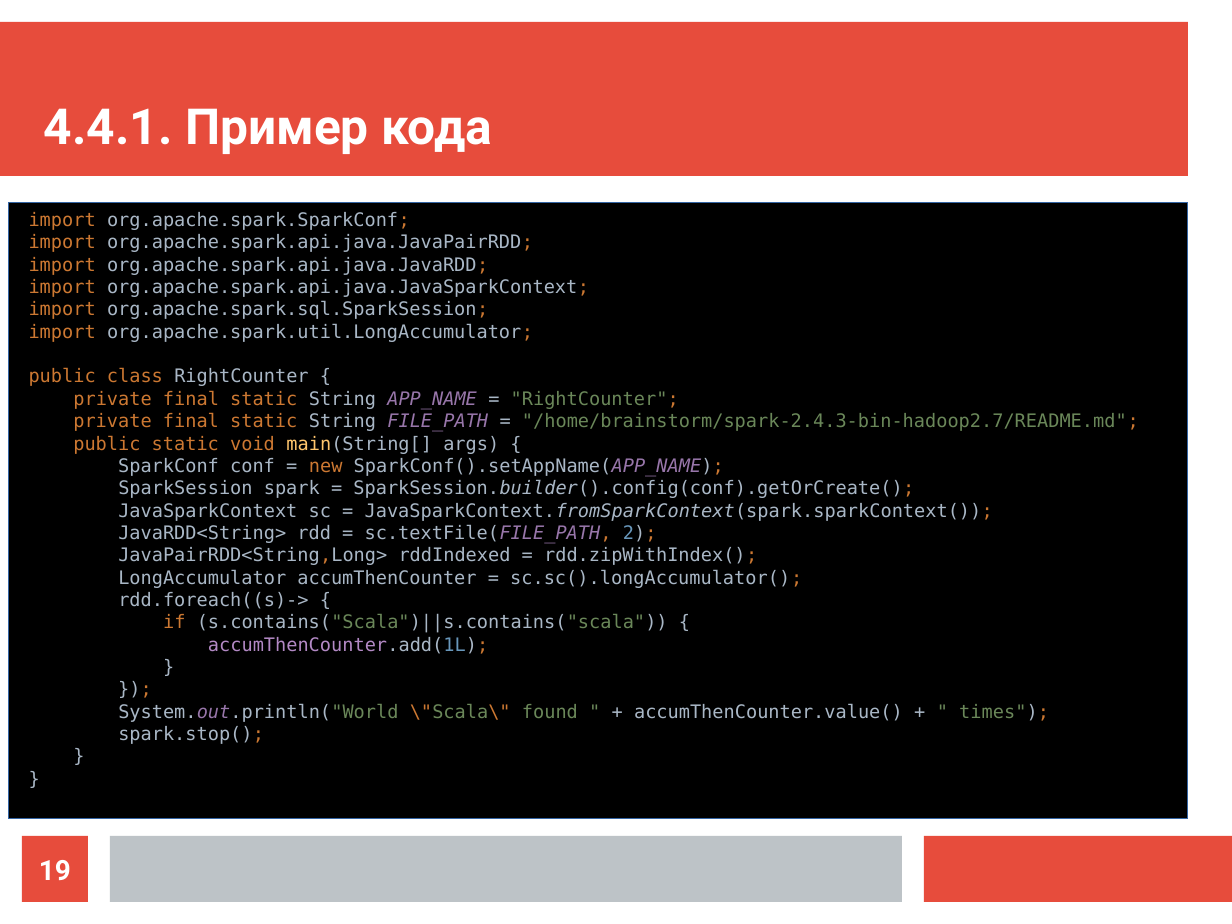
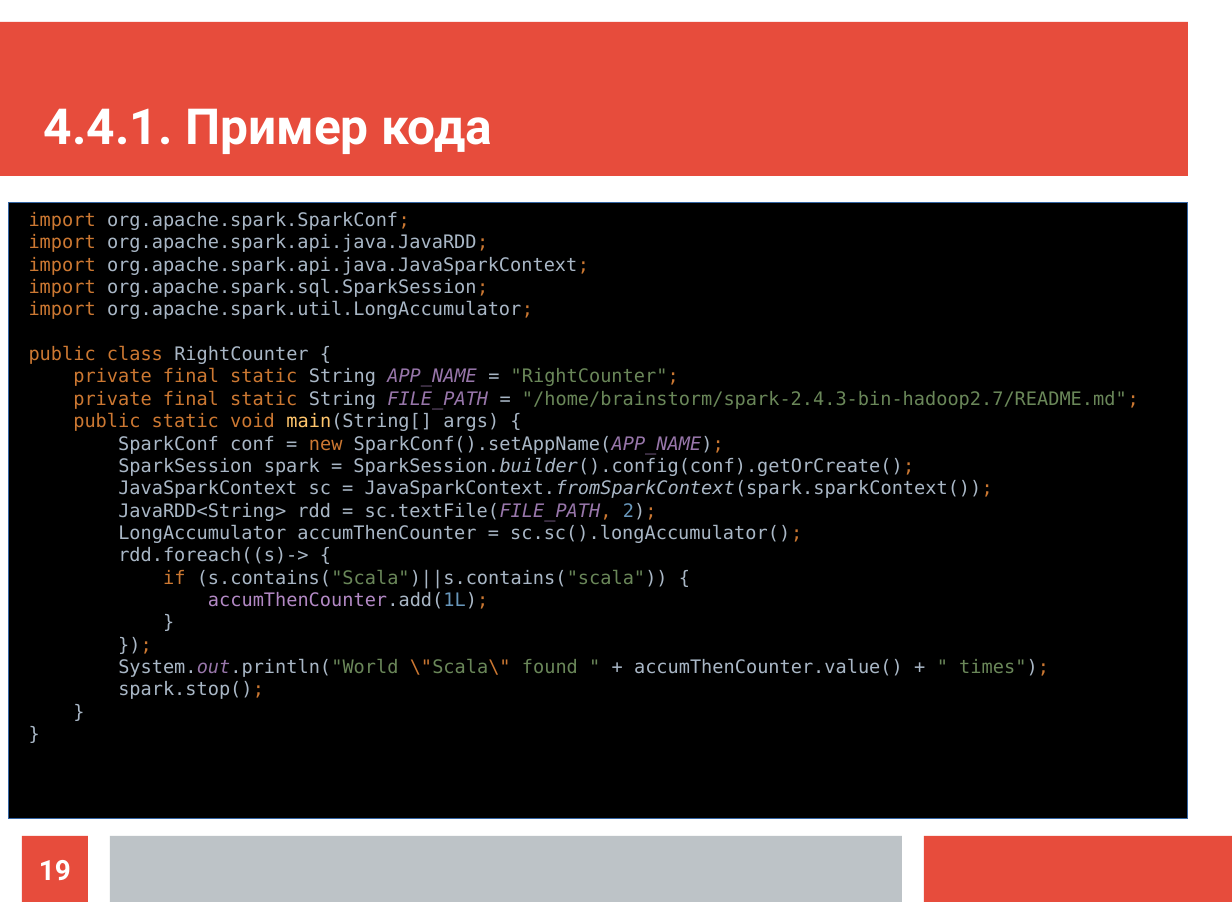
Before and after one commit to ilya1st/spark-samples, a slide deck: slide 19 of report_plan/report.odp. Drawn at 1232x924 pixels with LibreOffice and Linux fonts; fonts in the diff are those of the drawing. Boxes give left, top, right and bottom in pixels: in the first picture for what was removed or moved away, otherwise in the second. Text is boxed around its words. In the diff, an @@ line names an element or a change of style, - is before the commit and + after.

```diff
--- a/report_plan/report.odp
+++ b/report_plan/report.odp
@@ text at (29, 212, 1139, 699): text changed @@
-import org.apache.spark.SparkConf;
-import org.apache.spark.api.java.JavaPairRDD;
-import org.apache.spark.api.java.JavaRDD;
-import org.apache.spark.api.java.JavaSparkContext;
-import org.apache.spark.sql.SparkSession;
-import org.apache.spark.util.LongAccumulator;
-public class RightCounter {
-private final static String APP_NAME = "RightCounter";
-private final static String FILE_PATH = "/home/brainstorm/spark-2.4.3-bin-hadoop2.7/README.md";
-public static void main(String[] args) {
-SparkConf conf = new SparkConf().setAppName(APP_NAME);
-SparkSession spark = SparkSession.builder().config(conf).getOrCreate();
-JavaSparkContext sc = JavaSparkContext.fromSparkContext(spark.sparkContext());
-JavaRDD<String> rdd = sc.textFile(FILE_PATH, 2);
-JavaPairRDD<String,Long> rddIndexed = rdd.zipWithIndex();
-LongAccumulator accumThenCounter = sc.sc().longAccumulator();
-rdd.foreach((s)-> {
-if (s.contains("Scala")||s.contains("scala")) {
-accumThenCounter.add(1L);
-}
-});
-System.out.println("World \"Scala\" found " + accumThenCounter.value() + " times");
-spark.stop();
-}
-}
+import org.apache.spark.SparkConf;
+import org.apache.spark.api.java.JavaRDD;
+import org.apache.spark.api.java.JavaSparkContext;
+import org.apache.spark.sql.SparkSession;
+import org.apache.spark.util.LongAccumulator;
+public class RightCounter {
+private final static String APP_NAME = "RightCounter";
+private final static String FILE_PATH = "/home/brainstorm/spark-2.4.3-bin-hadoop2.7/README.md";
+public static void main(String[] args) {
+SparkConf conf = new SparkConf().setAppName(APP_NAME);
+SparkSession spark = SparkSession.builder().config(conf).getOrCreate();
+JavaSparkContext sc = JavaSparkContext.fromSparkContext(spark.sparkContext());
+JavaRDD<String> rdd = sc.textFile(FILE_PATH, 2);
+LongAccumulator accumThenCounter = sc.sc().longAccumulator();
+rdd.foreach((s)-> {
+if (s.contains("Scala")||s.contains("scala")) {
+accumThenCounter.add(1L);
+}
+});
+System.out.println("World \"Scala\" found " + accumThenCounter.value() + " times");
+spark.stop();
+}
+}
```
Also in this commit, not shown: 7 other slides changed, 3 other files.
